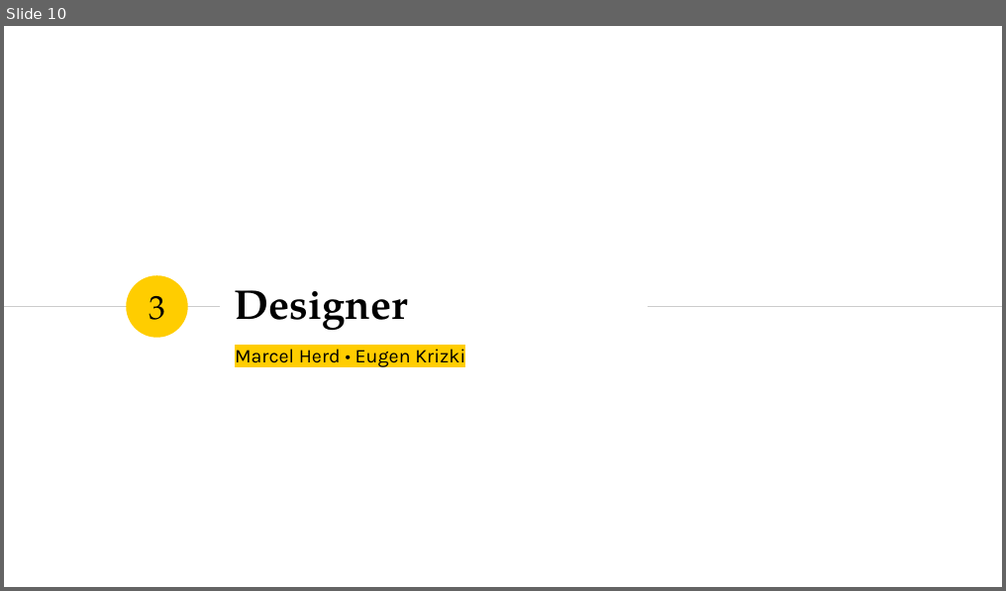
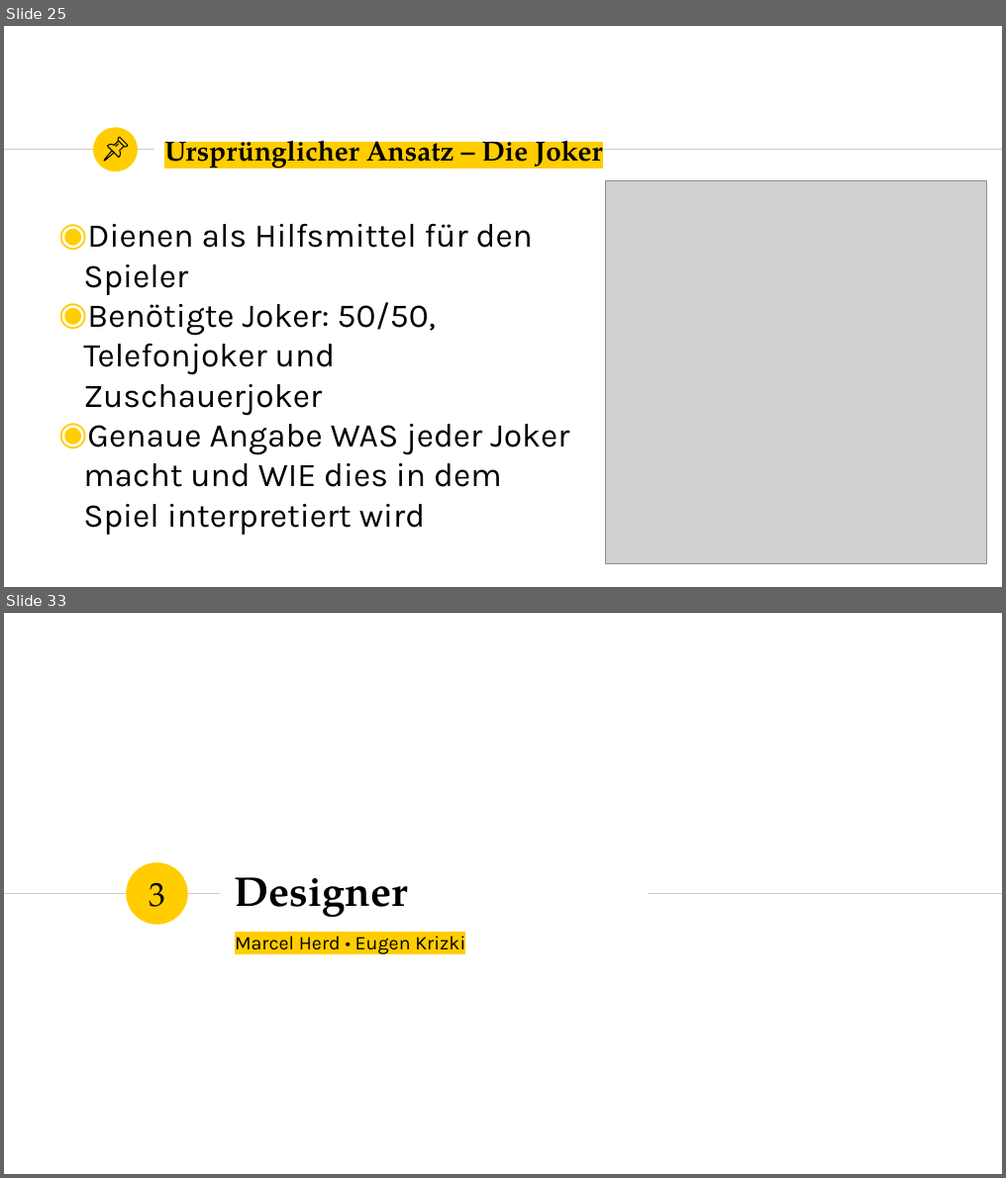
Before and after one commit to marcelherd/OOT-Projekt, a slide deck: Presentation/Presentation.pptx. Shown one above the other, each under a label of ours: slide 10 before the commit, slides 25 and 33 after it; the slides between them are not shown. The pictures are 1006x591 and 1006x1178 pixels, drawn with LibreOffice and Linux fonts; fonts in the diff are those of the drawing; grey boxes stand for pictures. Boxes give left, top, right and bottom in pixels: in the first picture for what was removed or moved away, otherwise in the second. Text is boxed around its words. In the diff, an @@ line names an element or a change of style, - is before the commit and + after.

```diff
--- a/Presentation/Presentation.pptx
+++ b/Presentation/Presentation.pptx
@@ slide 25 added at (4, 26, 1002, 587), background #FFFFFF @@
@@ ellipse added at (93, 128, 137, 172), fill #FFCD00 @@
@@ group added at (104, 138, 127, 161): 4 freeform shapes @@
@@ title added at (164, 132, 602, 172), 20 pt, text #000000, bold @@
+Ursprünglicher Ansatz – Die Joker
@@ line added from (4, 150) to (153, 150), #CCCCCC 0.75 pt @@
@@ line added from (579, 150) to (1002, 150), #CCCCCC 0.75 pt @@
@@ picture added at (605, 180, 986, 564) @@
@@ text added at (83, 224, 569, 535), 24 pt, text #000000 @@
+◉ Dienen als Hilfsmittel für den Spieler
+◉ Benötigte Joker: 50/50, Telefonjoker und Zuschauerjoker
+◉ Genaue Angabe WAS jeder Joker macht und WIE dies in dem Spiel interpretiert wird
@@ what was slide 10 is now slide 33 @@
```
Also in this commit, not shown: 22 other slides added.
